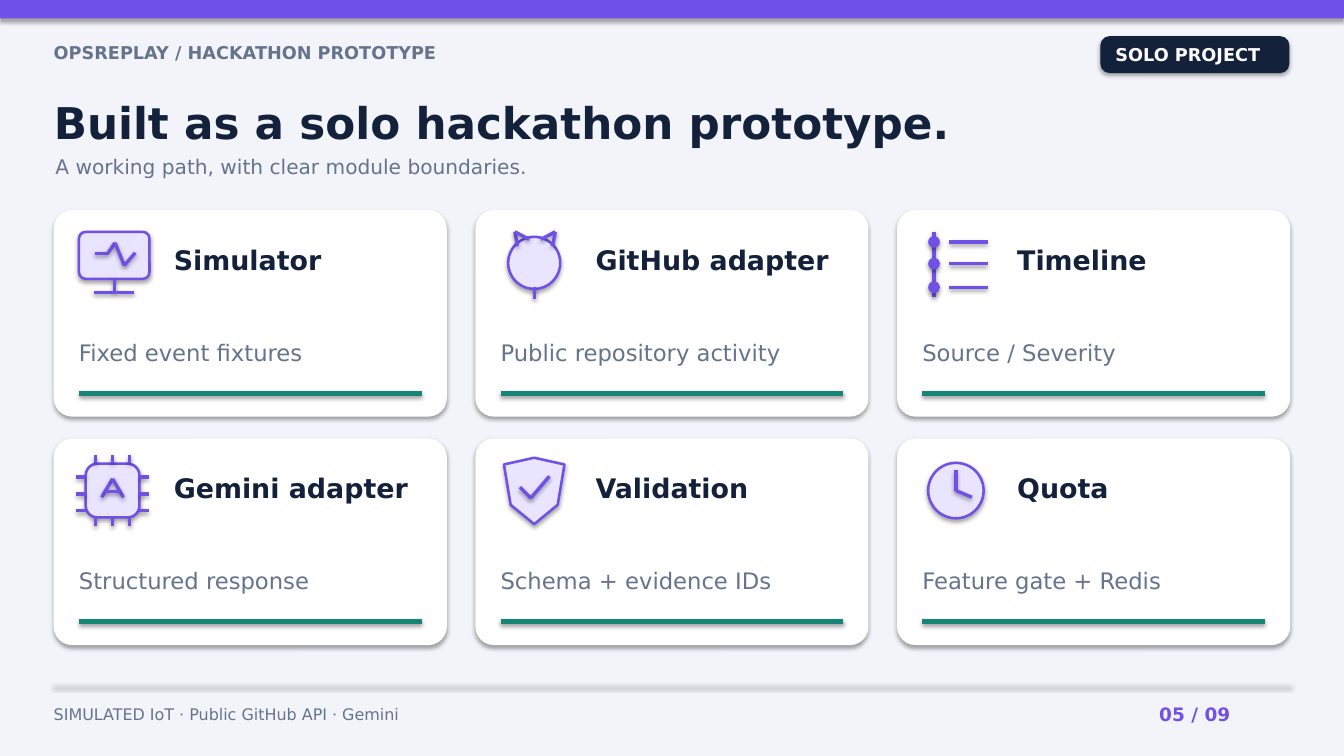
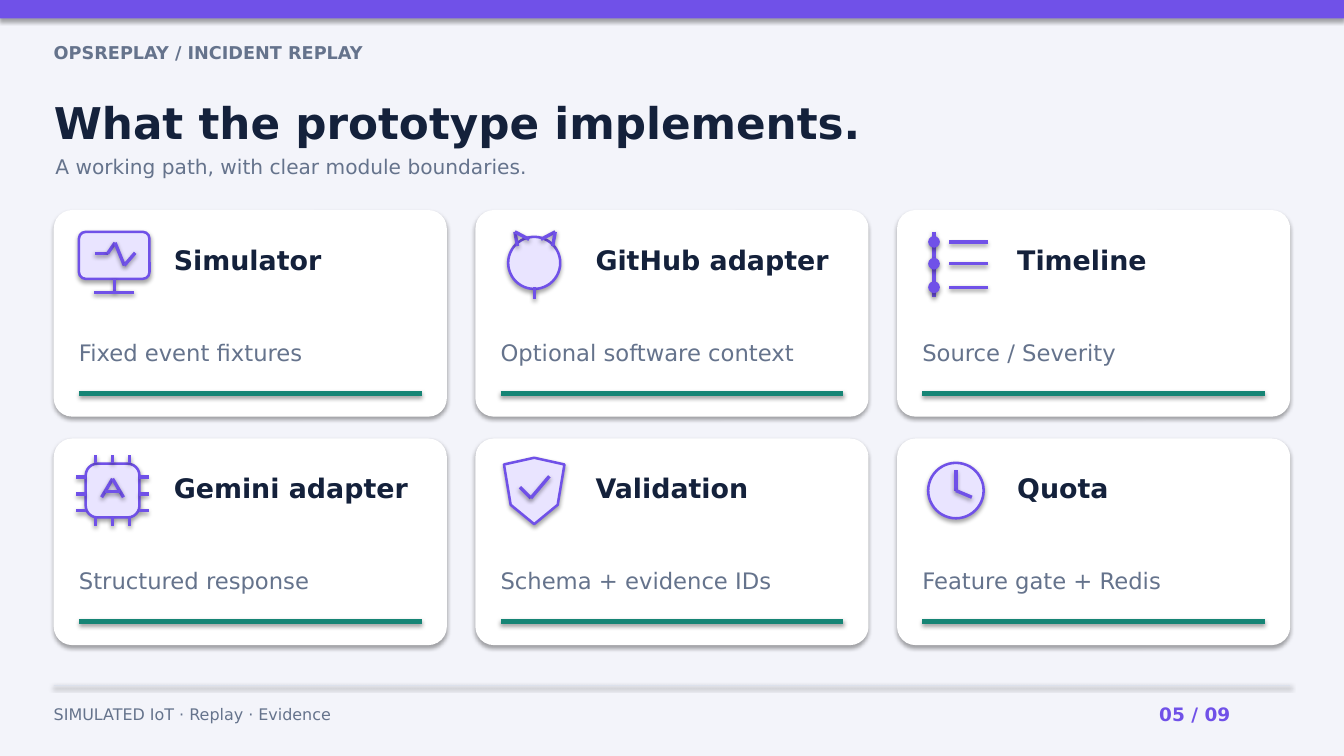
Before and after one commit to lutfim22/opsreplay, a slide deck: slide 5 of docs/HACKATHON_DEMO.pptx. Drawn at 1344x756 pixels with LibreOffice and Linux fonts; fonts in the diff are those of the drawing. Boxes give left, top, right and bottom in pixels: in the first picture for what was removed or moved away, otherwise in the second. Text is boxed around its words. In the diff, an @@ line names an element or a change of style, - is before the commit and + after.

```diff
--- a/docs/HACKATHON_DEMO.pptx
+++ b/docs/HACKATHON_DEMO.pptx
@@ text at (54,46,363,59): text changed @@
-OPSREPLAY / HACKATHON PROTOTYPE
+OPSREPLAY / INCIDENT REPLAY
@@ rounded rectangle removed at (1101,36,1291,74) @@
@@ text removed at (1115,48,1260,65) @@
-SOLO PROJECT
@@ text at (54,105,860,149): text changed @@
-Built as a solo hackathon prototype.
+What the prototype implements.
@@ text at (501,344,794,366): text changed @@
-Public repository activity
+Optional software context
@@ text at (54,708,330,724): text changed @@
-SIMULATED IoT · Public GitHub API · Gemini
+SIMULATED IoT · Replay · Evidence
```
Also in this commit, not shown: 6 other slides changed, 2 slides added, 2 slides removed, 6 other files.
